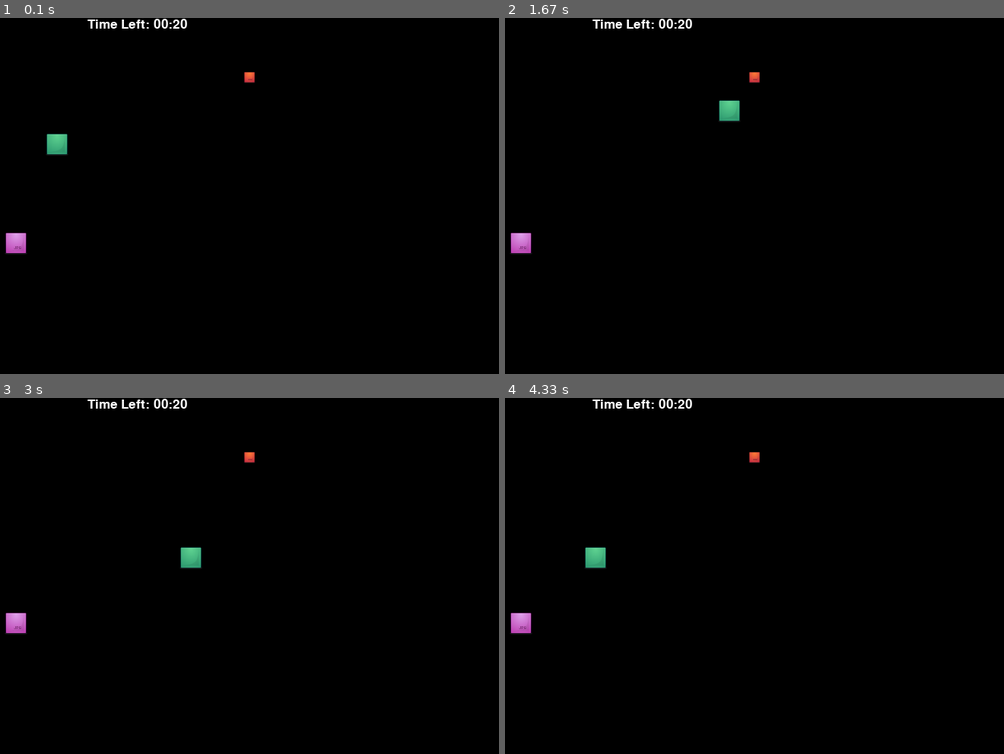
Above: before the commit, frames 1-4 (two rows, left to right).
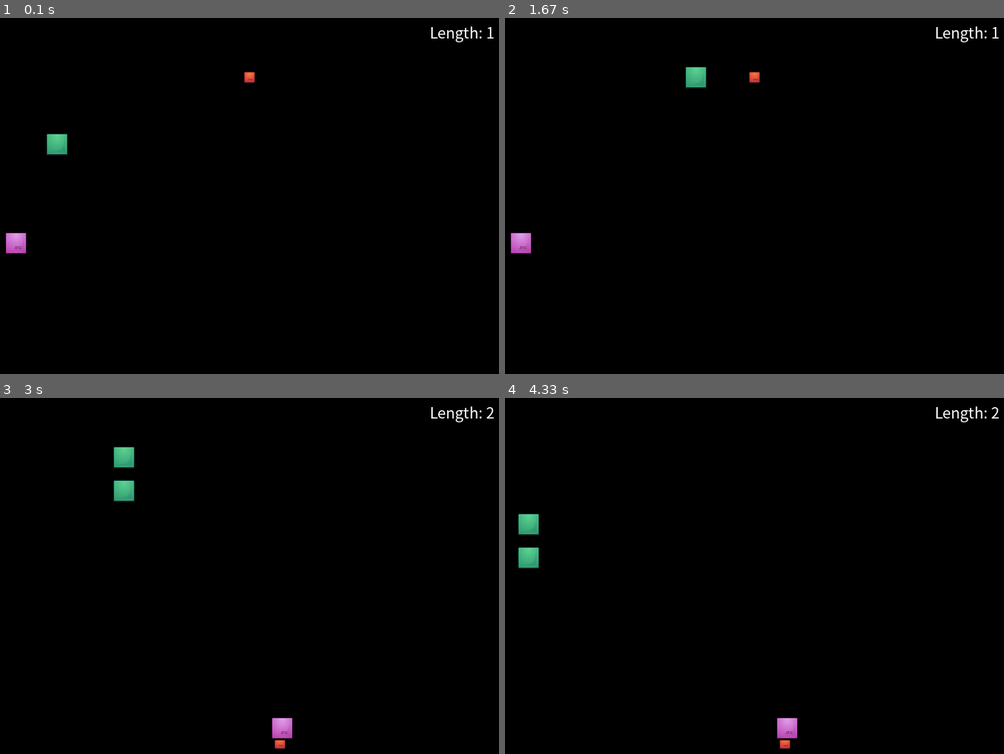
Above: after the commit, the same moments.

Repository: allanmc0913/Project-4-Pygame
Game: pygame game, started from main.py
Two runs of this game, one before a commit and one after it. Both use one fixed random seed, a clock stepped at 60 frames per second and the inputs below.
Inputs:
- Up to frame 1 (0.1 s): no input
- Up to frame 2 (1.67 s): hold Right 0.33-0.8 s; hold Up 0.83-1.3 s; hold Right from 1.33 s (still down)
- Up to frame 3 (3 s): release Right at 1.92 s; hold Left 1.95-2.6 s; hold Down from 2.63 s (still down)
- Up to frame 4 (4.33 s): release Down at 3.32 s; hold Left 3.35-4.05 s; hold Up from 4.08 s (still down)

The runs differ from the first frame. In frame 1, 0.4% of the frame differs, in the area x 17-99%, y 0-7%; in frame 2, 0.9%; in frame 3, 1.8%, in the area x 1-99%, y 0-99%; in frame 4, 1.8%.

Commit message:
added length display feature

Diff:
--- a/main.py
+++ b/main.py
@@ -1,9 +1,9 @@
-#referenced from Snake tutorial I followed (https://pythonspot.com/en/snake-with-pygame/)
+#Referenced from Snake tutorial I followed (https://pythonspot.com/en/snake-with-pygame/)
 #It had a very step-by-step instruction where I learned the logic behind each different class and function
 #I also used the PyGame documentation to look up PyGame functions.
-#While learning from the tutorial, I also downloaded the Github repository of another person's Snake code.
+#While learning from the tutorial, I also downloaded the Github repository of another person's Snake code (https://github.com/ternus/pygame-examples/blob/master/snake.py)
 #Often times, I found that the Github version did things differently, so the following code is a blend of my own logic from both the tutorial and the Github version
-
+#On top of the base Snake game, I added in music/sound effects, an enemy snake class that inherits from an existing class, a 15 second timer that forces the user to eat an item
 import pygame
 import sys
 import time
@@ -20,7 +20,6 @@
 
 
 class Snake:
-    #how large each step is
 	FPS = 44
 	#x and y positions are lists because each element is part of the snake
 	x = [150]
@@ -33,13 +32,10 @@
 		for i in range(0, 2000):
 			self.x.append(-1500)
 			self.y.append(-1500)
-		#initial positions of snake
-		#self.x[1] = 44
-		#self.x[2] = 88
-
+
+	#update method updates snake's position
 	def update(self):
-
-		#update positions of snake parts that aren't the head
+		#update positions of snake's body
 		for i in range(self.length - 1, 0, -1):
 			self.x[i] = self.x[i-1]
 			self.y[i] = self.y[i-1]
@@ -69,7 +65,7 @@
 	def godown(self):
 		self.direction = 3
 
-	#draw takes in image that is blitted/copied to another location
+	#draw takes in image.  it is then blitted/copied to another location
 	def draw(self, screen, image):
 		for i in range(0, self.length):
 			screen.blit(image, (self.x[i], self.y[i]))
@@ -78,12 +74,12 @@
 	y = 0
 	FPS = 35
 
-	#rat class initializer,
+	#rat class initializer
 	def __init__(self, x, y):
 		self.x = x * self.FPS
 		self.y = y * self.FPS
 
-	#draw function takes in an image and blits/copies it to another location
+	#draw function takes in an image, then blits/copies it to another location
 	def draw (self, screen, image):
 		screen.blit(image, (self.x, self.y))
 
@@ -97,7 +93,7 @@
 		self.x = x * self.FPS
 		self.y = y * self.FPS
 
-#collision detection class
+#collision detection class.  I could have used Sprites but I chose to use coordinate matching to detect collisions.
 class Collision:
 	def collide(self,x1,y1,x2,y2,blocksize):
 		if x1 >= x2:
@@ -147,33 +143,41 @@
 		self.enemysnake.draw(self.screen, self.enemysnakeimage)
 		#the in-class handout suggested using pygame.display.update() but apparently it only updates a section of the display
 		#using pygame.display.flip() updates the entire display
-		pygame.display.flip()
-
-
-
-
-
-
 
 		BLACK = (0,0,0)
 		WHITE = (255,255,255)
-		done = False
-		clock = pygame.time.Clock()
-		font = pygame.font.Font(None, 25)
-		frame_count = 1
-		frame_rate = 60
-		start_time = 20
-		total_seconds = start_time - (frame_count // frame_rate)
-		if total_seconds < 0:
-			total_seconds = 0
-		minutes = total_seconds // 60
-		seconds = total_seconds % 60
-		output_string = "Time Left: {0:02}:{1:02}".format(minutes,seconds)
+		font = pygame.font.SysFont("mspgothic", 20)
+		displaylength = str(self.snake.length)
+		output_string = "Length: " + displaylength
 		text = font.render(output_string, True, WHITE)
-		self.screen.blit(text, [250,0])
-		frame_count += 1
-		clock.tick(frame_rate)
-		pygame.display.flip()
+		self.screen.blit(text, [700,3])
+		pygame.display.update()
+
+
+
+
+
+
+
+		# BLACK = (0,0,0)
+		# WHITE = (255,255,255)
+		# done = False
+		# clock = pygame.time.Clock()
+		# font = pygame.font.Font(None, 25)
+		# frame_count = 1
+		# frame_rate = 60
+		# start_time = 20
+		# total_seconds = start_time - (frame_count // frame_rate)
+		# if total_seconds < 0:
+		# 	total_seconds = 0
+		# minutes = total_seconds // 60
+		# seconds = total_seconds % 60
+		# output_string = "Time Left: {0:02}:{1:02}".format(minutes,seconds)
+		# text = font.render(output_string, True, WHITE)
+		# self.screen.blit(text, [250,0])
+		# frame_count += 1
+		# clock.tick(frame_rate)
+		# pygame.display.flip()
 
 
 
